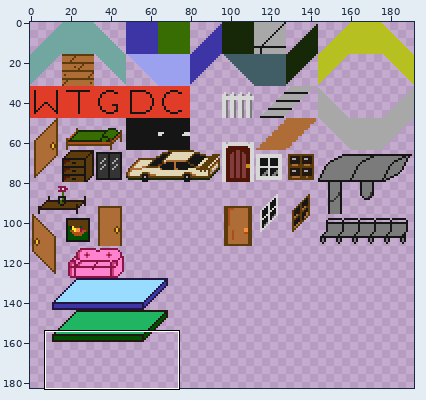
File history of a sprite sheet, assets/images/tilesets/tiles.png. The picture above shows the old version from afar; the outline marks the close-up.
Close-up. First the earlier version:
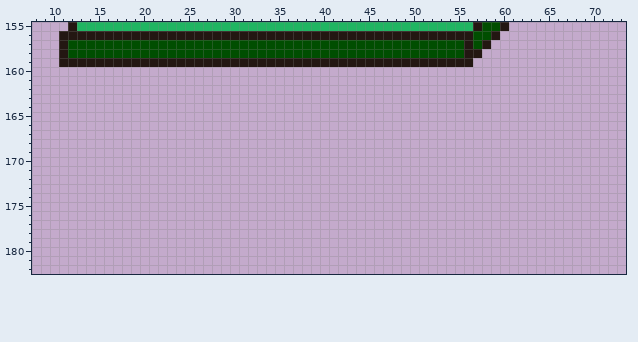
The file is 192x256 pixels. Shown: x 8..73, y 155..182. The wide view leaves out empty margins.
The result:
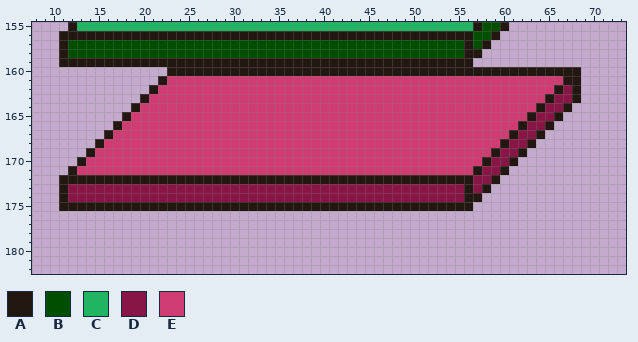
Palette (. is transparent): A #231712  B #004e00  C #20b562  D #871646  E #cf3c71
Edits made:
y 160: x 23..68 .............................................. -> AAAAAAAAAAAAAAAAAAAAAAAAAAAAAAAAAAAAAAAAAAAAAA
y 161: x 22..68 ............................................... -> AEEEEEEEEEEEEEEEEEEEEEEEEEEEEEEEEEEEEEEEEEEEEAA
y 162: x 21..68 ................................................ -> AEEEEEEEEEEEEEEEEEEEEEEEEEEEEEEEEEEEEEEEEEEEEADA
y 163: x 20..68 ................................................. -> AEEEEEEEEEEEEEEEEEEEEEEEEEEEEEEEEEEEEEEEEEEEEADDA
y 164: x 19..67 ................................................. -> AEEEEEEEEEEEEEEEEEEEEEEEEEEEEEEEEEEEEEEEEEEEEADDA
y 165: x 18..66 ................................................. -> AEEEEEEEEEEEEEEEEEEEEEEEEEEEEEEEEEEEEEEEEEEEEADDA
y 166: x 17..65 ................................................. -> AEEEEEEEEEEEEEEEEEEEEEEEEEEEEEEEEEEEEEEEEEEEEADDA
y 167: x 16..64 ................................................. -> AEEEEEEEEEEEEEEEEEEEEEEEEEEEEEEEEEEEEEEEEEEEEADDA
y 168: x 15..63 ................................................. -> AEEEEEEEEEEEEEEEEEEEEEEEEEEEEEEEEEEEEEEEEEEEEADDA
y 169: x 14..62 ................................................. -> AEEEEEEEEEEEEEEEEEEEEEEEEEEEEEEEEEEEEEEEEEEEEADDA
y 170: x 13..61 ................................................. -> AEEEEEEEEEEEEEEEEEEEEEEEEEEEEEEEEEEEEEEEEEEEEADDA
y 171: x 12..60 ................................................. -> AEEEEEEEEEEEEEEEEEEEEEEEEEEEEEEEEEEEEEEEEEEEEADDA
y 172: x 11..59 ................................................. -> AAAAAAAAAAAAAAAAAAAAAAAAAAAAAAAAAAAAAAAAAAAAAADDA
y 173: x 11..58 ................................................ -> ADDDDDDDDDDDDDDDDDDDDDDDDDDDDDDDDDDDDDDDDDDDDADA
y 174: x 11..57 ............................................... -> ADDDDDDDDDDDDDDDDDDDDDDDDDDDDDDDDDDDDDDDDDDDDAA
y 175: x 11..56 .............................................. -> AAAAAAAAAAAAAAAAAAAAAAAAAAAAAAAAAAAAAAAAAAAAAA
